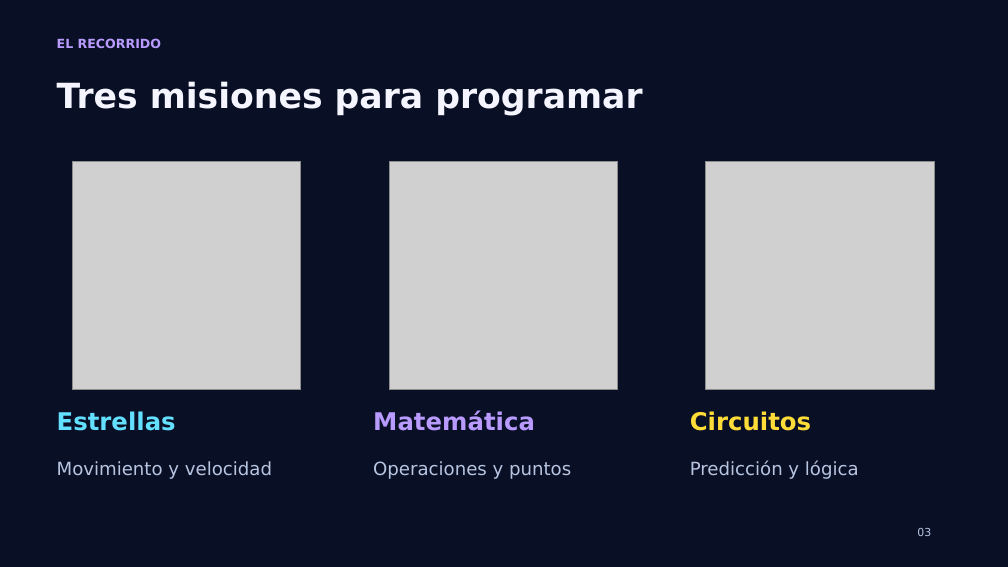
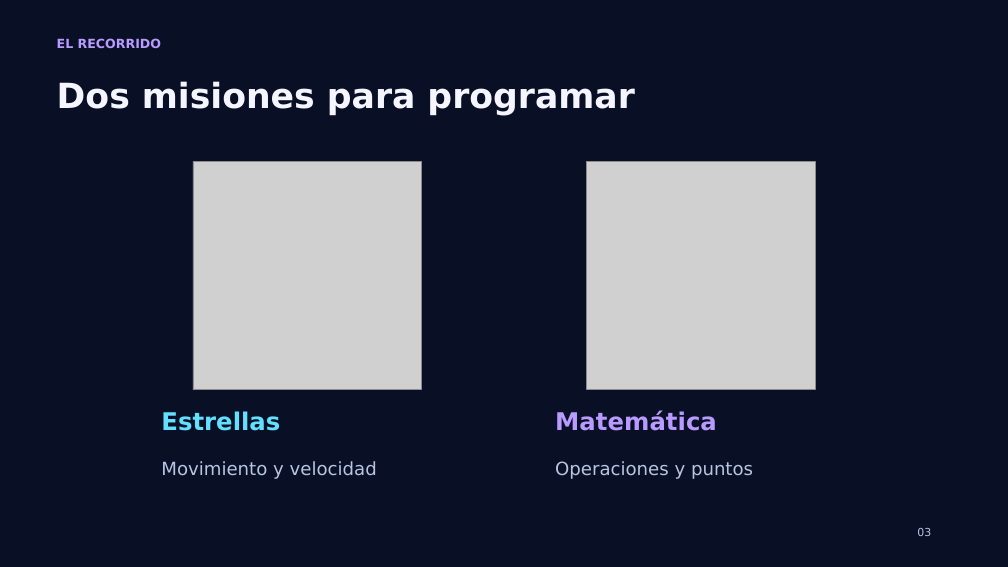
Before and after one commit to PaoloPelaezVillanueva/wie-chincha, a slide deck: slide 3 of Mision_WIE_Chincha_Taller.pptx. Drawn at 1008x567 pixels with LibreOffice and Linux fonts; fonts in the diff are those of the drawing; grey boxes stand for pictures. Boxes give left, top, right and bottom in pixels: in the first picture for what was removed or moved away, otherwise in the second. Text is boxed around its words. In the diff, an @@ line names an element or a change of style, - is before the commit and + after.

Commit message:
Remove circuit laboratory game and update workshop slides

```diff
--- a/Mision_WIE_Chincha_Taller.pptx
+++ b/Mision_WIE_Chincha_Taller.pptx
@@ text at (57, 81, 634, 115): text changed @@
-Tres misiones para programar
+Dos misiones para programar
@@ picture: place and size @@
-picture at (73, 162, 301, 390)
+picture at (193, 162, 421, 390)
@@ picture: place and size @@
-picture at (389, 162, 618, 390)
+picture at (587, 162, 815, 390)
@@ picture removed at (706, 162, 934, 390) @@
@@ text "Estrellas": place and size @@
-text "Estrellas" at (57, 411, 176, 431)
+text "Estrellas" at (161, 411, 280, 431)
@@ text "Matemática": place and size @@
-text "Matemática" at (373, 410, 535, 431)
+text "Matemática" at (555, 410, 717, 431)
@@ text removed at (690, 411, 811, 431) @@
-Circuitos
@@ text "Movimiento y velocidad": place and size @@
-text "Movimiento y velocidad" at (57, 461, 272, 479)
+text "Movimiento y velocidad" at (161, 461, 377, 479)
@@ text "Operaciones y puntos": place and size @@
-text "Operaciones y puntos" at (373, 461, 571, 479)
+text "Operaciones y puntos" at (555, 461, 753, 479)
@@ text removed at (690, 461, 859, 479) @@
-Predicción y lógica
```
Also in this commit, not shown: 4 other slides changed, 3 slides removed, 4 other files.
